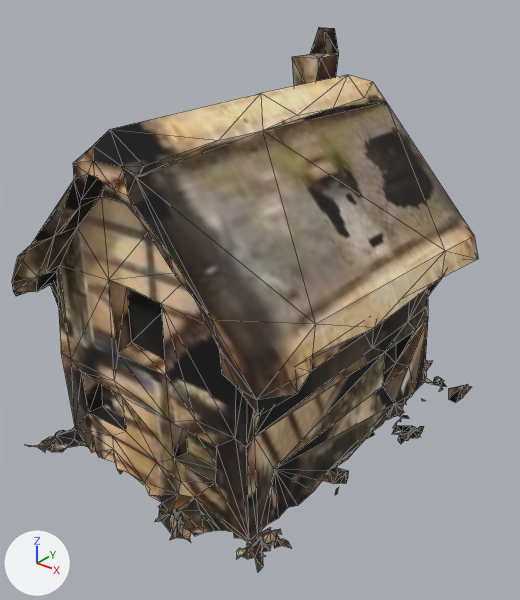
One commit to the glTF model game/assets/models/props_ga/ga3_house_lod2.glb: the scene before it, then after it.
The view is the same before and after, from a camera (50 mm lens) standing at (8.16, -10.2, 9.1) and looking at (0.26, -0.33, 2.98). Every picture has the same lights, and +X, +Y and +Z are marked at lower left. The first picture is the older version. Mesh edges are drawn as thin lines. Vertices at exactly the same position are counted once.

The first picture shows 'ga3_house_lod2'.
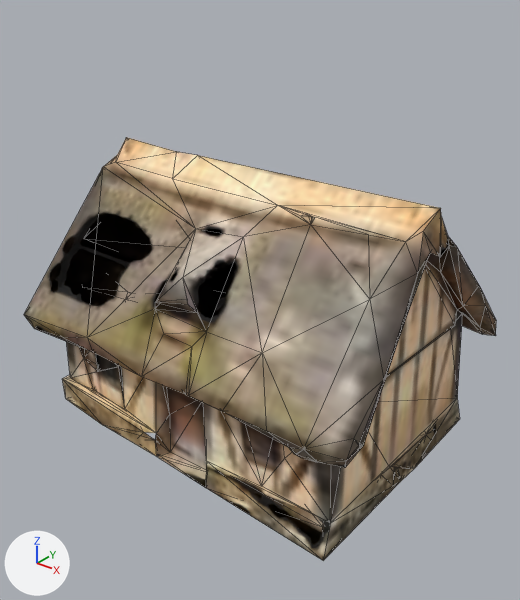
What changed in the scene script:
```text
Add img_ga3_house_lod2_normal:
    img_ga3_house_lod2_normal = load_image('ga3_house_lod2_normal', '_unpacked/ga3_house_lod2_normal', 256, 256, 'Non-Color')
Change mat_ga3_house_lod2_mat:
    add n3 = _N.new('ShaderNodeNormalMap'); n3.name = 'Normal Map'
    add n3.uv_map = 'UVMap'
    add n4 = _N.new('ShaderNodeTexImage'); n4.name = 'Image Texture.001'
    add n4.image = img_ga3_house_lod2_normal
    where n0 = _N.new('ShaderNodeBsdfPrincipled'); n0.name = 'Principled BSDF'
    add _L.new(n3.outputs[0], n0.inputs[5])  # 'Normal' to 'Normal'
    add _L.new(n4.outputs[0], n3.inputs[1])  # 'Color' to 'Color'
Change me_geometry_0_003:
    used by ob_ga3_house_lod2; location = (0.0, 0.0, 0.0)
    remove me_geometry_0_003.from_pydata(...)  # 740 vertices, 1200 faces; spans x -3.39..3.39, y -4.0..4.0, z -0.01..7.67
    add me_geometry_0_003.from_pydata(...)  # 522 vertices, 1199 faces; spans x -3.96..3.98, y -2.88..2.89, z 0.03..5.51
    me_geometry_0_003 part 1: the loose piece of 715 vertices spanning x -3.39..3.22, y -4.0..4.0, z -0.01..7.67 is rebuilt with 522 vertices and now spans x -3.96..3.98, y -2.88..2.89, z 0.03..5.51
    me_geometry_0_003 part 2: the loose piece of 16 vertices spanning x 2.84..3.39, y 2.95..3.61, z 0.04..0.44 is deleted
    other edits to the shape of me_geometry_0_003 do not show in these pictures
```

Changed parts and their boxes (x1, y1, x2, y2) in the pictures (520 x 600 px):
'ga3_house_lod2', surface changed, reshaped (22% shorter): before (12, 27, 478, 572); after (24, 137, 496, 561)
part 1 of me_geometry_0_003, rebuilt (22% shorter): before (12, 27, 478, 572); after (24, 137, 496, 561)
part 2 of me_geometry_0_003, deleted: before (448, 384, 472, 403)
